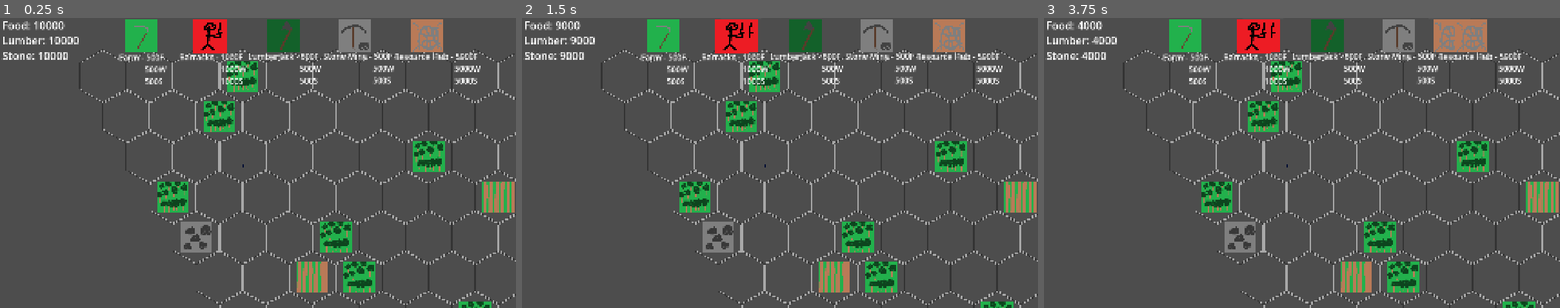
Above: before the commit, frames 1-3 (left to right).
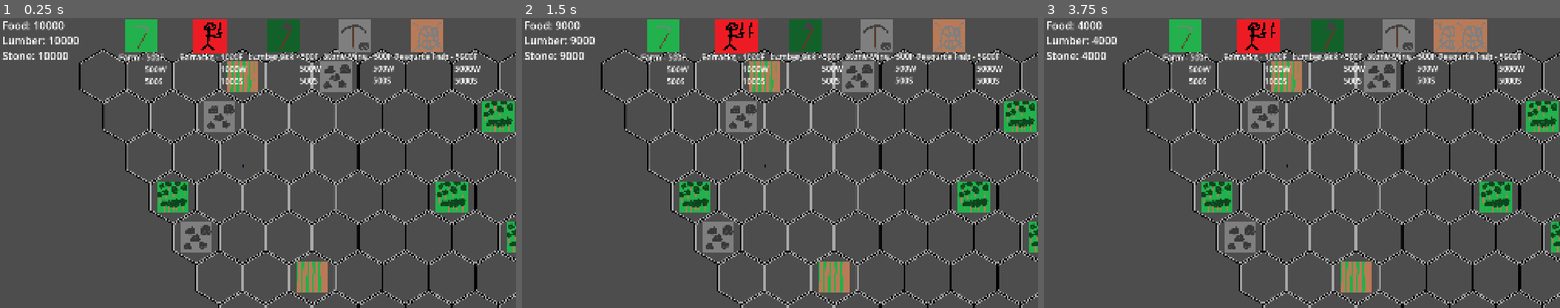
Above: after the commit, the same moments.

Repository: NathanBerglas/ROR-Testing
Game: Godot game, scene res://scenes/Player.tscn
The game is run twice, just before and just after one commit, with the same random seed, the same clock (stepped at 60 frames per second) and the same inputs. This scene is started directly instead of the project's main scene.
Inputs (mouse positions are in pixels of both pictures, inside the frame that each line leads up to):
- Up to frame 1 (0.25 s): no input
- Up to frame 2 (1.5 s): click (661, 35) at 0.5 s; click (733, 35) at 1.25 s
- Up to frame 3 (3.75 s): click (1400, 35) at 2 s; click (1327, 35) at 2.75 s; click (1472, 35) at 3.5 s

The runs differ from the first frame. In frame 1, 12% of the frame differs, in the area x 15-100%, y 10-100%; in frame 2, 12%; in frame 3, 12%.

Commit message:
Changed grid from being drawn to using hex prefab

Diff:
--- /dev/null
+++ b/assets/tile_set.tres
@@ -0,0 +1,23 @@
+[gd_resource type="TileSet" format=3 uid="uid://dchs1p8nd43e5"]
+
+[ext_resource type="Texture2D" uid="uid://tnx1nxxeor7u" path="res://assets/blank_hex.png" id="1_ki5qi"]
+[ext_resource type="Texture2D" uid="uid://ctq55t37jhlra" path="res://assets/hex_border.png" id="2_b4n3o"]
+
+[sub_resource type="TileSetAtlasSource" id="TileSetAtlasSource_ns5hy"]
+resource_name = "Blank Hex"
+texture = ExtResource("1_ki5qi")
+texture_region_size = Vector2i(1024, 1024)
+0:0/0 = 0
+
+[sub_resource type="TileSetAtlasSource" id="TileSetAtlasSource_uwaop"]
+resource_name = "Hex Border"
+texture = ExtResource("2_b4n3o")
+texture_region_size = Vector2i(1024, 1024)
+0:0/0 = 0
+
+[resource]
+tile_shape = 3
+tile_layout = 1
+tile_size = Vector2i(860, 1024)
+sources/0 = SubResource("TileSetAtlasSource_ns5hy")
+sources/1 = SubResource("TileSetAtlasSource_uwaop")
--- a/scenes/grid.tscn
+++ b/scenes/grid.tscn
@@ -4,9 +4,11 @@
 [ext_resource type="PackedScene" uid="uid://cyobk0wdymhvp" path="res://scenes/prefabs/landscapePrefab/arableLand.tscn" id="2_w88cy"]
 [ext_resource type="PackedScene" uid="uid://dg77d0mctts7" path="res://scenes/prefabs/landscapePrefab/forest.tscn" id="3_gnlqp"]
 [ext_resource type="PackedScene" uid="uid://bey5vvkq0u1fp" path="res://scenes/prefabs/landscapePrefab/stoneDeposit.tscn" id="4_jaoqn"]
+[ext_resource type="PackedScene" uid="uid://w5sjmbbv6a8b" path="res://scenes/prefabs/hex_prefab.tscn" id="5_jaoqn"]
 
 [node name="Grid" type="Node2D" unique_id=1852769152]
 script = ExtResource("1_t5fjg")
 arable_land_prefab = ExtResource("2_w88cy")
 forest_prefab = ExtResource("3_gnlqp")
 stone_deposit_prefab = ExtResource("4_jaoqn")
+hex_prefab = ExtResource("5_jaoqn")
--- /dev/null
+++ b/scenes/prefabs/hex_prefab.tscn
@@ -0,0 +1,14 @@
+[gd_scene format=3 uid="uid://w5sjmbbv6a8b"]
+
+[ext_resource type="Texture2D" uid="uid://tnx1nxxeor7u" path="res://assets/blank_hex.png" id="1_b1s25"]
+[ext_resource type="Texture2D" uid="uid://ctq55t37jhlra" path="res://assets/hex_border.png" id="2_oli5t"]
+
+[node name="HexPrefab" type="Node2D" unique_id=811786069]
+
+[node name="Base" type="Sprite2D" parent="." unique_id=2075656035]
+scale = Vector2(0.1, 0.1)
+texture = ExtResource("1_b1s25")
+
+[node name="Border" type="Sprite2D" parent="." unique_id=1367156687]
+scale = Vector2(0.098, 0.098)
+texture = ExtResource("2_oli5t")
--- a/scripts/grid.gd
+++ b/scripts/grid.gd
@@ -2,7 +2,7 @@
 
 # Grid constants
 @export var HEX_SIZE: float = 100
-@export var GRID_COUNT: Vector2i = Vector2i(50,40)
+@export var GRID_COUNT: Vector2i = Vector2i(19,11)
 @export var arable_land_prefab: PackedScene
 @export var forest_prefab: PackedScene
 @export var stone_deposit_prefab: PackedScene
@@ -10,6 +10,9 @@
 
 var created = false
 var grid: Array = []
+
+@export var hex_prefab: PackedScene
+
 
 const HEX_DIRS := [
 	Vector2i(1, 0),
@@ -29,6 +32,7 @@
 
 class tile:
 	var hex: Vector2i # (q, r)
+	var hex_pf: Node
 	var classification: int = 0 # 0 is empty, 1 is obstruction, 2 is building, and 3 is meeple
 	var traversable = true
 	var traversal_difficulty = 1.0 # Must be nonzero for AStar (i think?)
@@ -52,30 +56,34 @@
 			self.type = "BASIC_BITCH"
 
 
-
-
 #Added by Jacob -> External script that doesn't care about rules, set tile to that classification
 #Chat if needed
 func update_grid(hex: Vector2i, classification: int, objects):
 	var tile_to_update = grid[hex.x][hex.y]
-
 	#print(classification)
-
-	grid[hex.x][hex.y].classification = classification ### !!! ATTENTION !!! THIS UPDATES TILE TRAVERSABLE
-	grid[hex.x][hex.y].traversable = classification
-	grid[hex.x][hex.y].objectsInside = objects
+	tile_to_update.classification = classification ### !!! ATTENTION !!! THIS UPDATES TILE TRAVERSABLE
+	tile_to_update.traversable = classification
+	tile_to_update.objectsInside = objects
 	if classification != 0:
 		astar.set_point_disabled(_hex_to_id(hex), true)
 	else:
 		astar.set_point_disabled(_hex_to_id(hex), false)
-	#print(grid[hex.x][hex.y].classification)
-	queue_redraw()
+	#print(tile_to_update.classification)
+	if tile_to_update.classification == 0:
+		tile_to_update.hex_pf.get_node("Border").modulate = Color.DARK_GRAY
+	elif tile_to_update.classification == 1:
+		tile_to_update.hex_pf.get_node("Border").modulate = Color.DARK_RED
+	elif tile_to_update.classification == 2:
+		tile_to_update.hex_pf.get_node("Border").modulate = Color.SEA_GREEN
+	elif tile_to_update.classification == 3:
+		tile_to_update.hex_pf.get_node("Border").modulate = Color.PALE_VIOLET_RED
 
 
 #Added by Jacob -> Probe by takes axial Hex
 func axial_probe(coordinate: Vector2i):
 	var tile_pos: Vector2i = coordinate
 	return grid[tile_pos.x][tile_pos.y]
+
 
 # Takes the precise hex location and properly rounds it
 func _hex_round(frac: Vector2) -> Vector2i:
@@ -100,10 +108,10 @@
 
 	return Vector2i(rx, rz)
 
+
 func _hex_in_bounds(hex: Vector2i) -> bool:
 	return hex.x >= 0 and hex.y >= 0 \
 		and hex.x < GRID_COUNT.x and hex.y < GRID_COUNT.y
-
 
 
 # Takes the coordinates, ie. pixel position on map and coverts it to a hex position, ie. (q, r)
@@ -116,21 +124,26 @@
 		#print("Hex out of bound for coordinates: ", coordinate)
 		return Vector2i(-1, -1)
 
+
 func axial_hex_to_coord(hex: Vector2i):
 	var x: float = HEX_SIZE * SQRT_3 * (hex.x + hex.y * 0.5)
 	var y: float = HEX_SIZE * 1.5 * hex.y
 	return Vector2(x, y)
 
+
 func hex_center(coordinate: Vector2i):
 	return axial_hex_to_coord(coord_to_axial_hex(coordinate))
+
 
 # Allow external scripts to check if a grid is empty, has a meeple, building, etc.
 func probe(coordinate: Vector2i):
 	var tile_pos: Vector2i = coord_to_axial_hex(coordinate)
 	return grid[tile_pos.x][tile_pos.y]
 
+
 # For AStar indexing. Simply flattens hex
 func _hex_to_id(hex: Vector2i) -> int:
+
 	return hex.y * GRID_COUNT.x + hex.x
 
 func update_astar():
@@ -219,33 +232,43 @@
 
 		grid.append(row)
 	update_astar()
-
-
-func draw_hex(center: Vector2, size: float, color: Color) -> void:
-	var points: PackedVector2Array = []
-	for i in range(6):
-		var angle = deg_to_rad(60 * i - 30) # pointy-top
-		points.append(center + Vector2(cos(angle), sin(angle)) * size * 0.975)
-	for i in range(6):
-		draw_line(points[i], points[(i + 1) % 6], color, size*0.02)
-	var border_points: PackedVector2Array = []
-	for i in range(6):
-		var angle = deg_to_rad(60 * i - 30) # pointy-top
-		border_points.append(center + Vector2(cos(angle), sin(angle)) * size)
-	for i in range(6):
-		draw_line(border_points[i], border_points[(i + 1) % 6], Color(0.2, 0.2, 0.2, 1.0), size*0.025)
+	# Draw Grid
+	for row in grid:
+		for h in row:
+			var q = h.hex.x
+			var r = h.hex.y
+			var new_hex = hex_prefab.instantiate()
+			new_hex.position = axial_hex_to_coord(Vector2i(q, r))
+			new_hex.scale = Vector2i(1, 1) * HEX_SIZE / 100 * 2
+			new_hex.get_node("Border").modulate = Color.DARK_GRAY
+			self.add_child(new_hex)
+			h.hex_pf = new_hex
+
+
+#func draw_hex(center: Vector2, size: float, color: Color) -> void:
+	#var points: PackedVector2Array = []
+	#for i in range(6):
+		#var angle = deg_to_rad(60 * i - 30) # pointy-top
+		#points.append(center + Vector2(cos(angle), sin(angle)) * size * 0.975)
+	#for i in range(6):
+		#draw_line(points[i], points[(i + 1) % 6], color, size*0.02)
+	#var border_points: PackedVector2Array = []
+	#for i in range(6):
+		#var angle = deg_to_rad(60 * i - 30) # pointy-top
+		#border_points.append(center + Vector2(cos(angle), sin(angle)) * size)
+	#for i in range(6):
+		#draw_line(border_points[i], border_points[(i + 1) % 6], Color(0.2, 0.2, 0.2, 1.0), size*0.025)
 	#
-func _draw():
-
-	for q in range(GRID_COUNT.x):
-		for r in range(GRID_COUNT.y):
-			var hex = Vector2i(q, r)
-			var center = axial_hex_to_coord(hex)
-			if grid[hex.x][hex.y].classification == 0:
-				draw_hex(center, HEX_SIZE, Color.DARK_GRAY)
-			elif grid[hex.x][hex.y].classification == 1:
-				draw_hex(center, HEX_SIZE, Color.DARK_RED)
-			elif grid[hex.x][hex.y].classification == 2:
-				draw_hex(center, HEX_SIZE, Color.SEA_GREEN)
-			elif grid[hex.x][hex.y].classification == 3:
-				draw_hex(center, HEX_SIZE, Color.PALE_VIOLET_RED)
+#func _draw():
+	#for q in range(GRID_COUNT.x):
+		#for r in range(GRID_COUNT.y):
+			#var hex = Vector2i(q, r)
+			#var center = axial_hex_to_coord(hex)
+			#if grid[hex.x][hex.y].classification == 0:
+				#draw_hex(center, HEX_SIZE, Color.DARK_GRAY)
+			#elif grid[hex.x][hex.y].classification == 1:
+				#draw_hex(center, HEX_SIZE, Color.DARK_RED)
+			#elif grid[hex.x][hex.y].classification == 2:
+				#draw_hex(center, HEX_SIZE, Color.SEA_GREEN)
+			#elif grid[hex.x][hex.y].classification == 3:
+				#draw_hex(center, HEX_SIZE, Color.PALE_VIOLET_RED)
Binary file added: assets/blank_hex.png
Not shown, added: assets/blank_hex.png.import
Binary file added: assets/hex_border.png
Not shown, added: assets/hex_border.png.import
